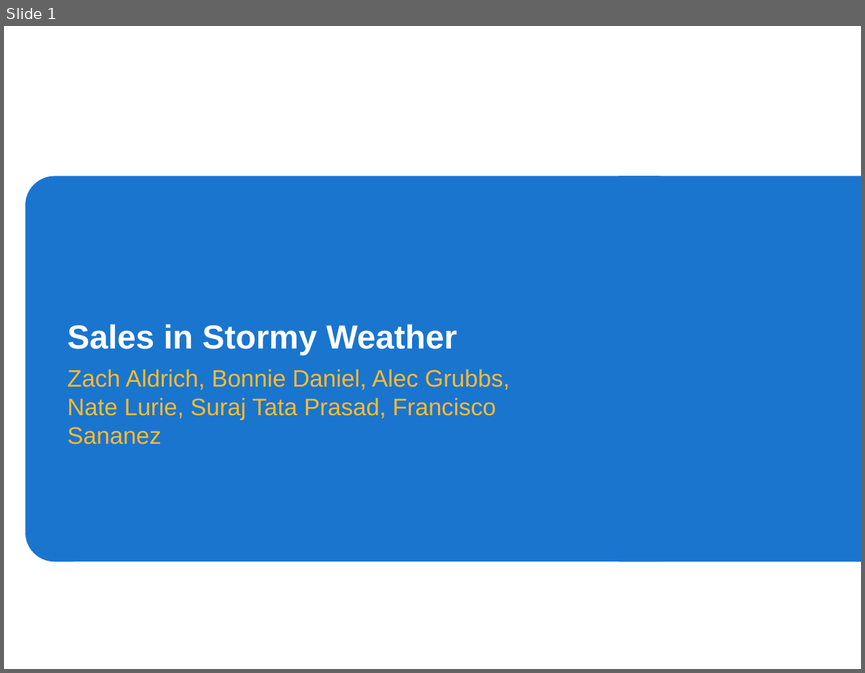
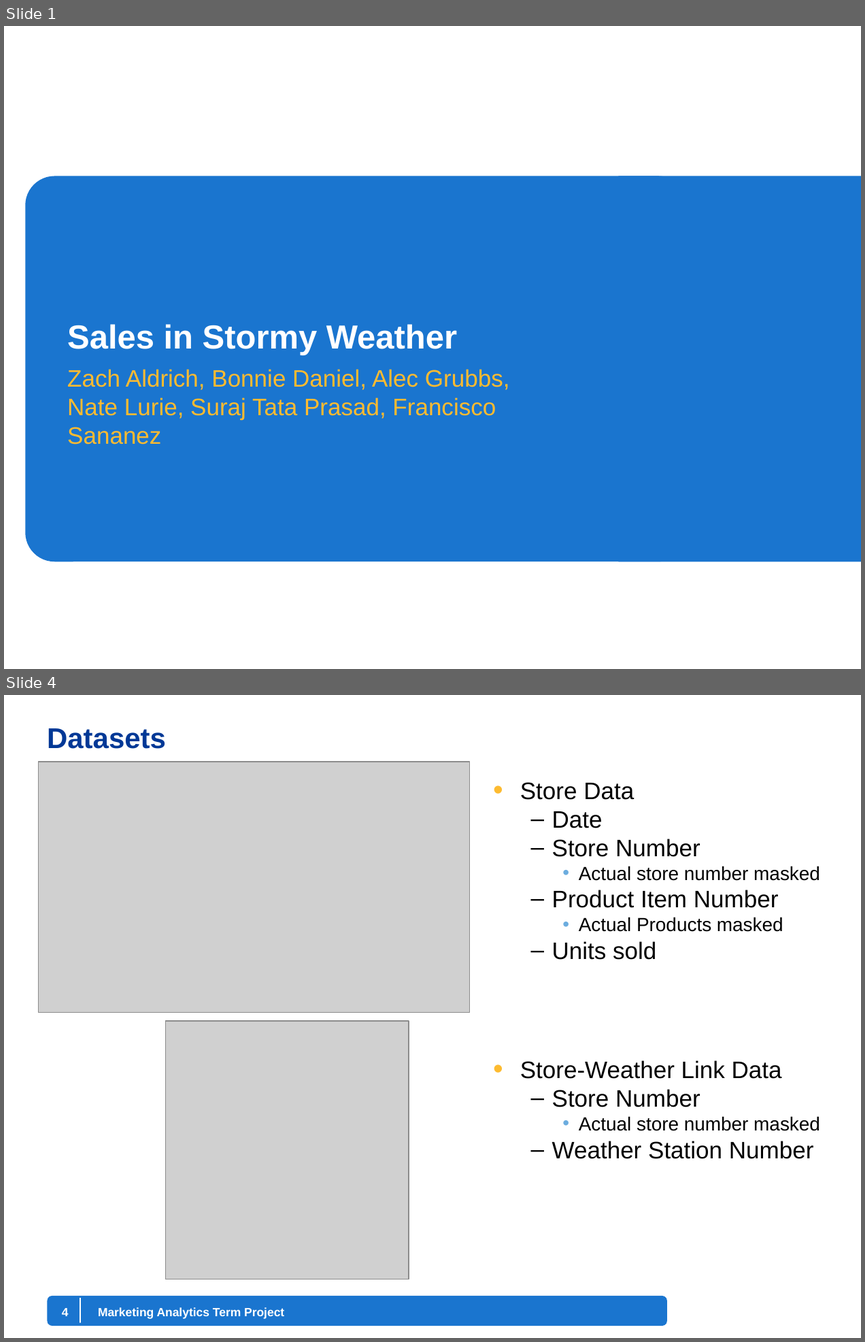
Before and after one commit to amacgrubbs/My-Stats-Class, a slide deck: Walmart_Powerpoint_Template.pptx. Shown one above the other, each under a label of ours: slide 1 before the commit, slides 1 and 4 after it; the slides between them are not shown. The pictures are 865x673 and 865x1342 pixels, drawn with LibreOffice and Linux fonts; fonts in the diff are those of the drawing; grey boxes stand for pictures; background and template pictures are left out. Boxes give left, top, right and bottom in pixels: in the first picture for what was removed or moved away, otherwise in the second. Text is boxed around its words. In the diff, an @@ line names an element or a change of style, - is before the commit and + after.

```diff
--- a/Walmart_Powerpoint_Template.pptx
+++ b/Walmart_Powerpoint_Template.pptx
@@ slide 4 added at (4, 695, 861, 1338), background #FFFFFF @@
@@ title added at (47, 728, 166, 749), 24 pt, text #003896, bold @@
+Datasets
@@ picture added at (38, 762, 469, 1013) @@
@@ text added at (520, 782, 820, 960), 20 pt, text #000000 @@
+• Store Data
+  – Date
+  – Store Number
+    • Actual store number masked
+  – Product Item Number
+    • Actual Products masked
+  – Units sold
@@ picture added at (166, 1021, 409, 1278) @@
@@ text added at (520, 1060, 820, 1159), 20 pt, text #000000 @@
+• Store-Weather Link Data
+  – Store Number
+    • Actual store number masked
+  – Weather Station Number
@@ rounded rectangle added at (47, 1295, 666, 1325), fill #1A75CF @@
@@ line added from (80, 1297) to (80, 1322), #FFFFFF 1 pt @@
@@ page number added at (62, 1308, 69, 1316), 10 pt, text #FFFFFF, bold @@
+4
@@ text added at (98, 1307, 284, 1319), 10 pt, text #FFFFFF, bold @@
+Marketing Analytics Term Project
```
Also in this commit, not shown: 3 other slides added, 1 slide removed, 1 other file.
